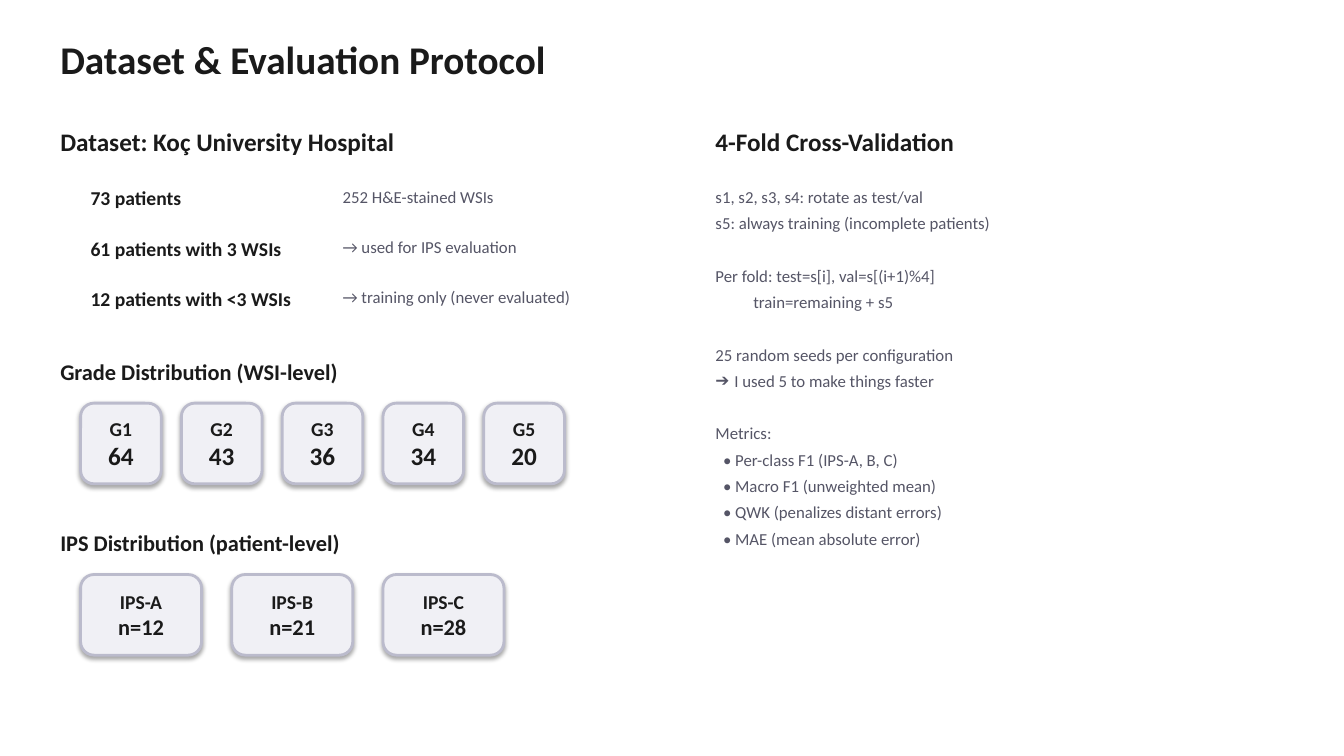
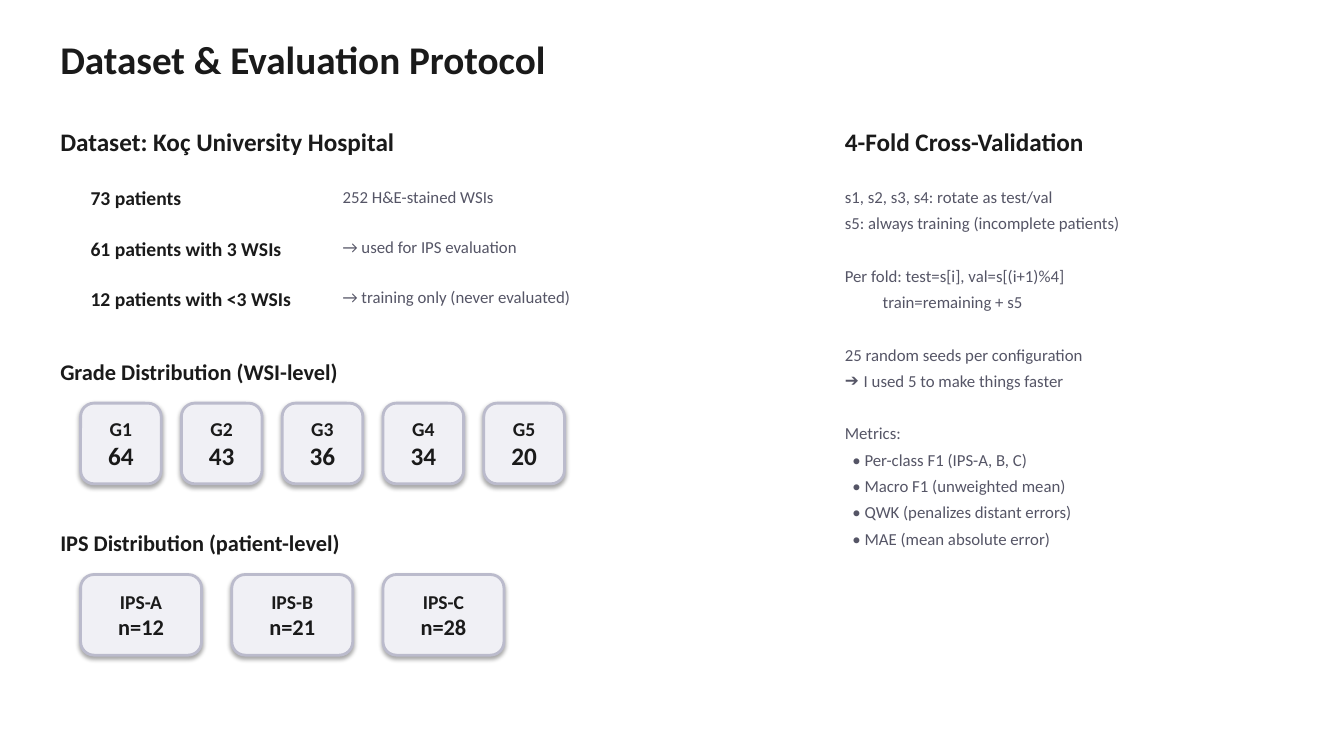
Before and after one commit to sinan-cakmak/pannet_pipeline, a slide deck: slide 3 of PanNET_Pipeline_Presentation.pptx. Drawn at 1344x756 pixels with LibreOffice and Linux fonts; fonts in the diff are those of the drawing. Boxes give left, top, right and bottom in pixels: in the first picture for what was removed or moved away, otherwise in the second. Text is boxed around its words. In the diff, an @@ line names an element or a change of style, - is before the commit and + after.

```diff
--- a/PanNET_Pipeline_Presentation.pptx
+++ b/PanNET_Pipeline_Presentation.pptx
@@ text "4-Fold Cross-Validation": place and size @@
-text "4-Fold Cross-Validation" at bbox=[715, 133, 954, 151]
+text "4-Fold Cross-Validation" at bbox=[845, 133, 1083, 151]
@@ text "s1, s2, s3, s4: rotate ...": place and size @@
-text "s1, s2, s3, s4: rotate ..." at bbox=[715, 191, 990, 547]
+text "s1, s2, s3, s4: rotate ..." at bbox=[845, 191, 1119, 547]
```
Also in this commit, not shown: 5 other slides changed, 3 slides added, 3 slides removed, 2 other files.
